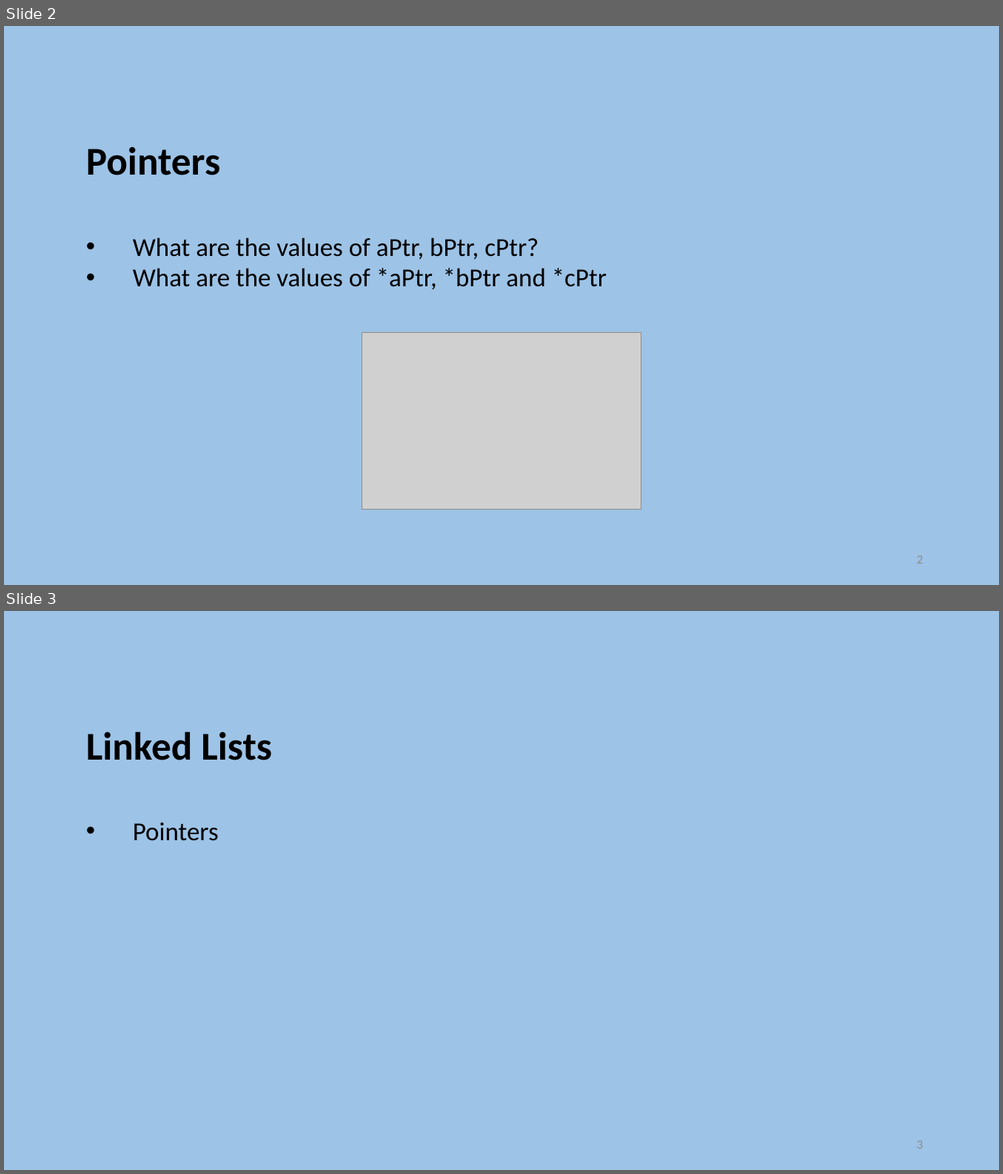
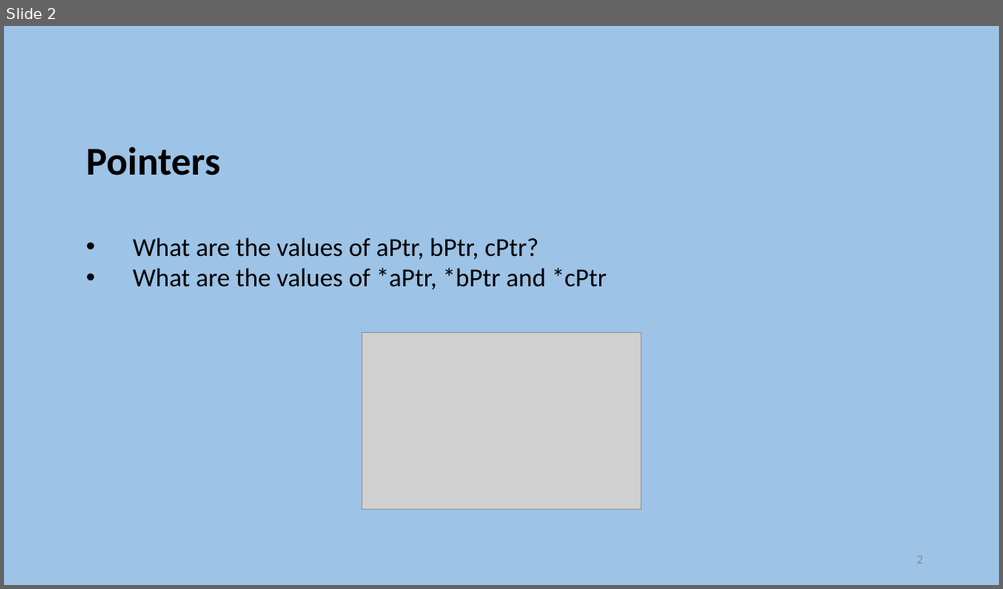
Before and after one commit to szetko/course-materials, a slide deck: Programming 4/Exam Preparation/Exam Preparation.pptx. Shown one above the other, each under a label of ours: slides 2 and 3 before the commit, slide 2 after it. The pictures are 1003x1174 and 1003x589 pixels, drawn with LibreOffice and Linux fonts; fonts in the diff are those of the drawing; grey boxes stand for pictures. Boxes give left, top, right and bottom in pixels: in the first picture for what was removed or moved away, otherwise in the second. Text is boxed around its words. In the diff, an @@ line names an element or a change of style, - is before the commit and + after.

```diff
--- a/Programming 4/Exam Preparation/Exam Preparation.pptx
+++ b/Programming 4/Exam Preparation/Exam Preparation.pptx
@@ slide 3 removed at [4, 611, 999, 1170], background #9DC3E6 @@
@@ text removed at [86, 732, 272, 841] @@
-Linked Lists
-    • Pointers
@@ page number removed at [916, 1141, 922, 1149] @@
-3
```
Also in this commit, not shown: 2 slides changed, 9 slides added, 7 other slides removed, 2 other files.
